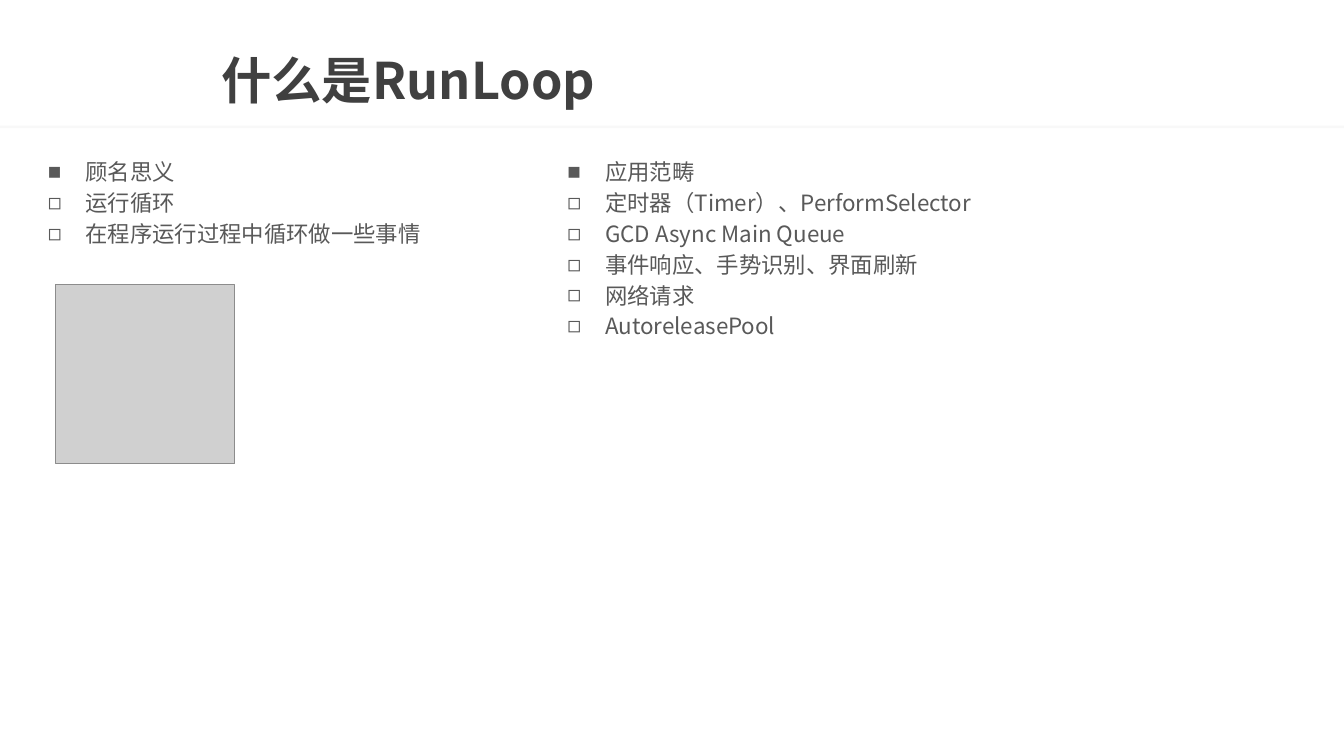
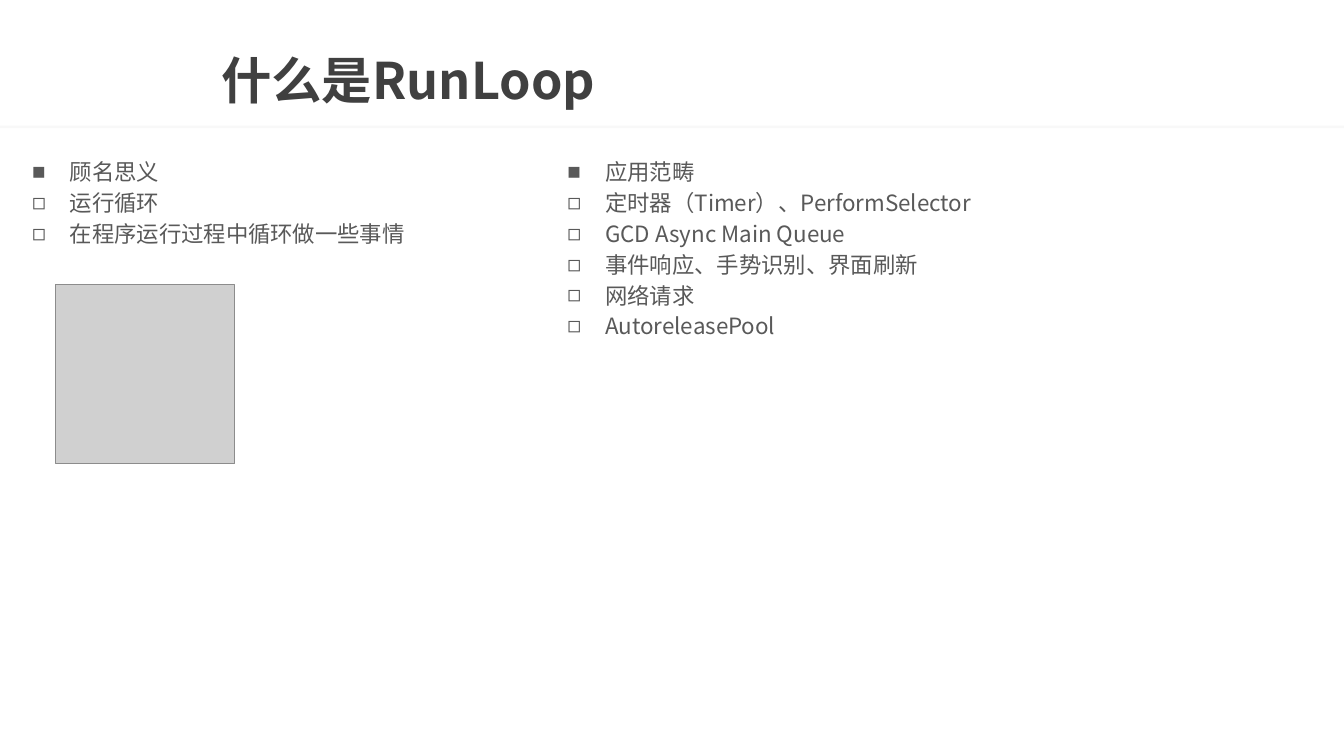
Before and after one commit to Jentlezhi/oc_object, a slide deck: slide 3 of document/底层课件/03-RunLoop.pptx. Drawn at 1344x756 pixels with LibreOffice and Linux fonts; fonts in the diff are those of the drawing; grey boxes stand for pictures; background and template pictures are left out. Boxes give left, top, right and bottom in pixels: in the first picture for what was removed or moved away, otherwise in the second. Text is boxed around its words. In the diff, an @@ line names an element or a change of style, - is before the commit and + after.

```diff
--- a/document/底层课件/03-RunLoop.pptx
+++ b/document/底层课件/03-RunLoop.pptx
@@ text "顾名思义": place and size @@
-text "顾名思义" at [86,161,421,244]
+text "顾名思义" at [70,161,405,244]
```
Also in this commit, not shown: 39 other files.
